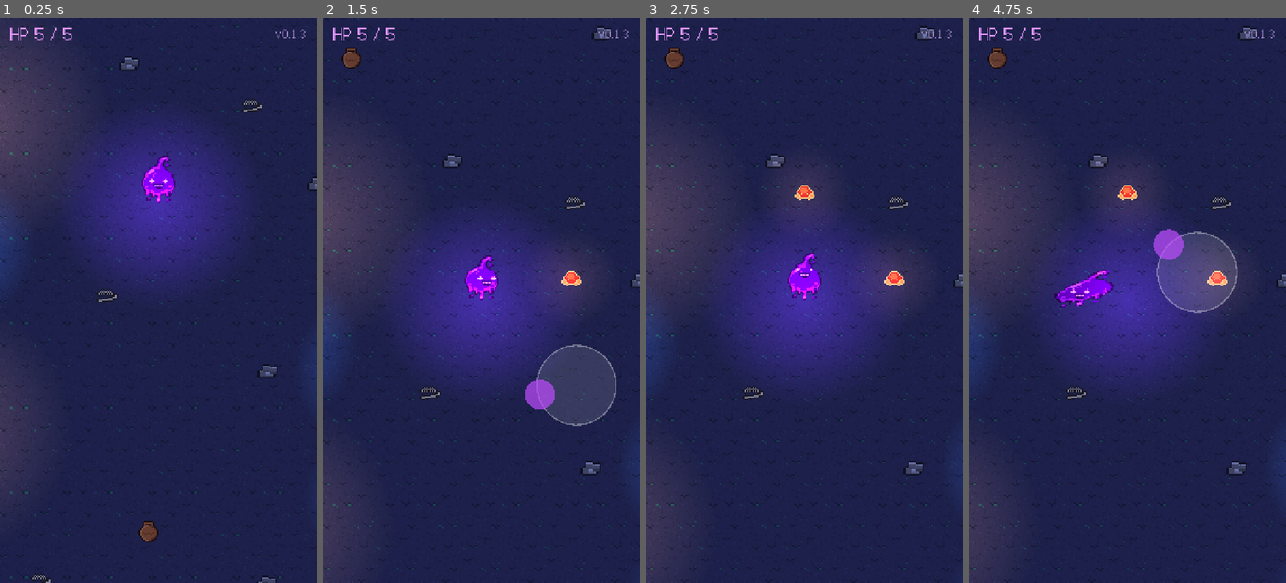
Above: before the commit, frames 1-4 (left to right).
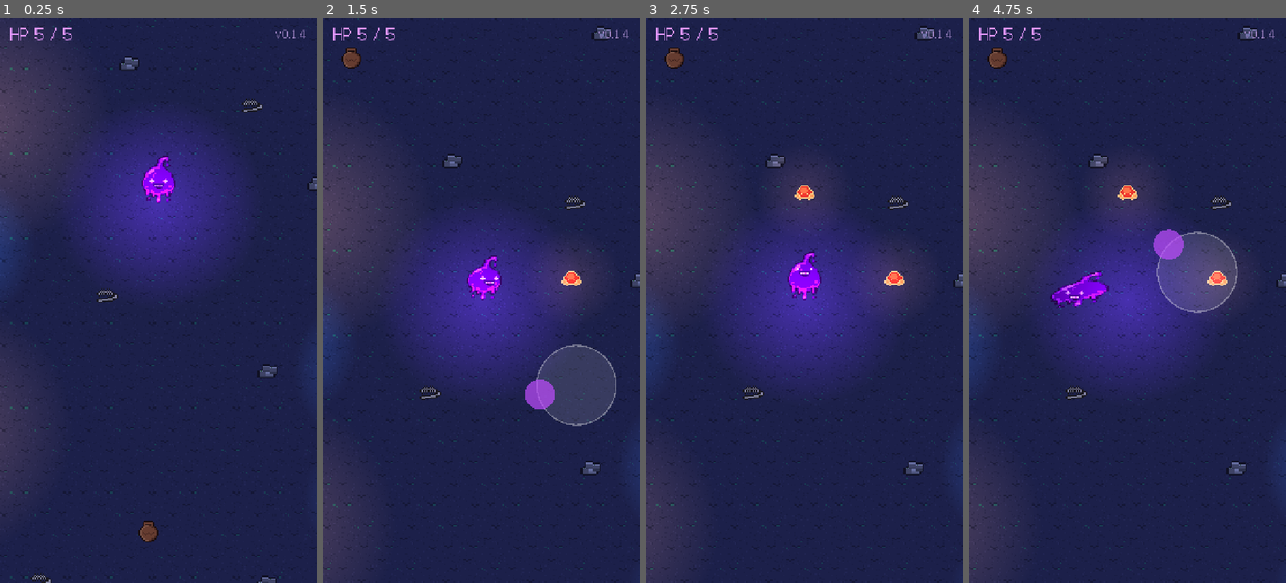
Above: after the commit, the same moments.

Repository: jaehyo-dev/code-red
Game: Godot game, scene res://tools/capture/capture.tscn
Two runs of this game, one before a commit and one after it. Both use one fixed random seed, a clock stepped at 60 frames per second and the inputs below. This scene is started directly instead of the project's main scene.
Inputs (mouse positions are in pixels of both pictures, inside the frame that each line leads up to):
- Up to frame 1 (0.25 s): no input
- Up to frame 2 (1.5 s): move the mouse to (465, 413) at 0.52 s; hold Up (ui_up) 0.53-1.25 s; click (465, 413) at 0.67 s; drag from (576, 385) to (465, 413) at 1.27 s
- Up to frame 3 (2.75 s): move the mouse to (709, 215) at 2.02 s; hold Left (ui_left) from 2.03 s (still down)
- Up to frame 4 (4.75 s): release Left (ui_left) at 2.75 s; drag from (1143, 300) to (1032, 215) at 2.77 s; move the mouse to (1079, 159) at 3.52 s; hold Down (ui_down) 3.53-4.25 s; drag from (1197, 272) to (1079, 159) at 4.27 s

The runs differ from the first frame. In frame 1, less than 0.1% of the frame differs, in the area x 94-97%, y 2-4%; in frame 2, 0.4%; in frame 3, 0.3%; in frame 4, 0.5%, in the area x 25-97%, y 2-52%.

Commit message:
v0.1.4: 정지해도 방향이 보이게 몸통 비틀기
Co-Authored-By: Claude Sonnet 5.5 <noreply@anthropic.com>

Diff:
--- a/project.godot
+++ b/project.godot
@@ -12,7 +12,7 @@
 
 config/name="코드:레드"
 config/description="보라색 슬라임 돌연변이가 무엇이든 삼켜 무기로 쓰는 모바일 웨이브 서바이벌"
-config/version="0.1.3"
+config/version="0.1.4"
 run/main_scene="res://scenes/main.tscn"
 config/features=PackedStringArray("4.7", "GL Compatibility")
 boot_splash/bg_color=Color(0.08, 0.03, 0.12, 1)
--- a/scripts/balance.gd
+++ b/scripts/balance.gd
@@ -96,6 +96,12 @@
 const HIT_KICK := Vector2(11.0, -11.0)
 const PLAYER_FLASH := 0.12
 
+# --- 몸통 비틀기 (정지해도 바라보는 방향이 몸에서 보이게) ---
+## 바라보는 쪽으로 몸 위쪽이 기우는 비율 / 몸이 쏠리는 도트 / 위를 볼 때 길어지고 아래를 볼 때 낮아지는 비율
+const TWIST_SHEAR := 0.08
+const TWIST_SHIFT := 1.0
+const TWIST_VERT := 0.05
+
 # --- 얼굴 (눈·입 레이어가 바라보는 쪽으로 쏠림) ---
 const FACE_FOLLOW := 14.0
 ## 옆/아래로 쏠리는 최대 도트, 위로 올라가는 최대 도트
--- a/scripts/game/player.gd
+++ b/scripts/game/player.gd
@@ -125,8 +125,10 @@
 func _pose_body(delta: float) -> void:
 	var sc := _motion.update(delta, _eff_move)
 	var feet := Vector2(0, Balance.SLIME_HALF.y - 1.0)  # 발 기준으로 늘어나고 줄어든다
-	var t := Transform2D(Vector2(sc.x, 0), Vector2(-_motion.lean() * sc.y, sc.y), Vector2.ZERO)
-	t.origin = feet - t.basis_xform(feet)
+	# 몸통 비틀기: 바라보는 쪽으로 위쪽이 기울고 몸이 살짝 쏠려서 정지해도 방향이 보인다
+	var look := _face.look
+	var t := Transform2D(Vector2(sc.x, 0), Vector2(-(_motion.lean() + look.x * Balance.TWIST_SHEAR) * sc.y, sc.y * (1.0 - look.y * Balance.TWIST_VERT)), Vector2.ZERO)
+	t.origin = feet - t.basis_xform(feet) + Vector2(look.x * Balance.TWIST_SHIFT, 0)
 	var body := _motion.gait_transform() * t
 	if _attack.phase != AttackCycle.Phase.IDLE:
 		var p := LungePose.pose(_attack.phase, _attack.progress(), _peak)
@@ -135,12 +137,12 @@
 	_rig.transform = center * body
 	_crest.transform = Transform2D(Vector2.RIGHT, Vector2(-_motion.crest_shear(), 1.0), _crest.position)
 	# 얼굴: 공격 중이면 대상 쪽, 아니면 이동 방향을 본다 (공격은 얼굴이 먼저 돌아간 뒤 덮친다)
-	var look := Vector2.ZERO
+	var target_look := Vector2.ZERO
 	if _attack.phase != AttackCycle.Phase.IDLE or _has_target:
-		look = Vector2.from_angle(_aim)
+		target_look = Vector2.from_angle(_aim)
 	elif move_input.length() > 0.15:
-		look = move_input.normalized()
-	_face.update(delta, look)
+		target_look = move_input.normalized()
+	_face.update(delta, target_look)
 	# 얼굴은 늘어난 몸의 중간으로 옮기되 모양은 이동 모션만 받는다 (도트 격자에 맞춰 반올림)
 	var mid := (body * Vector2.ZERO).round()
 	_face_node.transform = center * Transform2D(t.x, t.y, mid + Vector2(_face.offset()))
--- a/tests/test_stage.gd
+++ b/tests/test_stage.gd
@@ -74,6 +74,20 @@
 	stage.queue_free()
 
 
+func test_가만히_서_있어도_바라보는_쪽으로_몸통이_기움() -> void:
+	var stage := _make_stage()
+	await wait_frames()
+	for e in get_tree().get_nodes_in_group("enemies"):
+		e.queue_free()
+	stage.player._face.look = Vector2.RIGHT
+	await wait_frames(2)
+	assert_true(stage.player._rig.transform.y.x < -0.04, "오른쪽을 보면 위쪽이 오른쪽으로 기움 %f" % stage.player._rig.transform.y.x)
+	stage.player._face.look = Vector2.LEFT
+	await wait_frames(2)
+	assert_true(stage.player._rig.transform.y.x > 0.04, "왼쪽을 보면 반대 %f" % stage.player._rig.transform.y.x)
+	stage.queue_free()
+
+
 func test_멀리_있는_적에게는_공격하지_않음() -> void:
 	var stage := _make_stage()
 	await wait_frames()
Not shown, changed: CHANGELOG.md
Not shown, changed: PROGRESS.md
